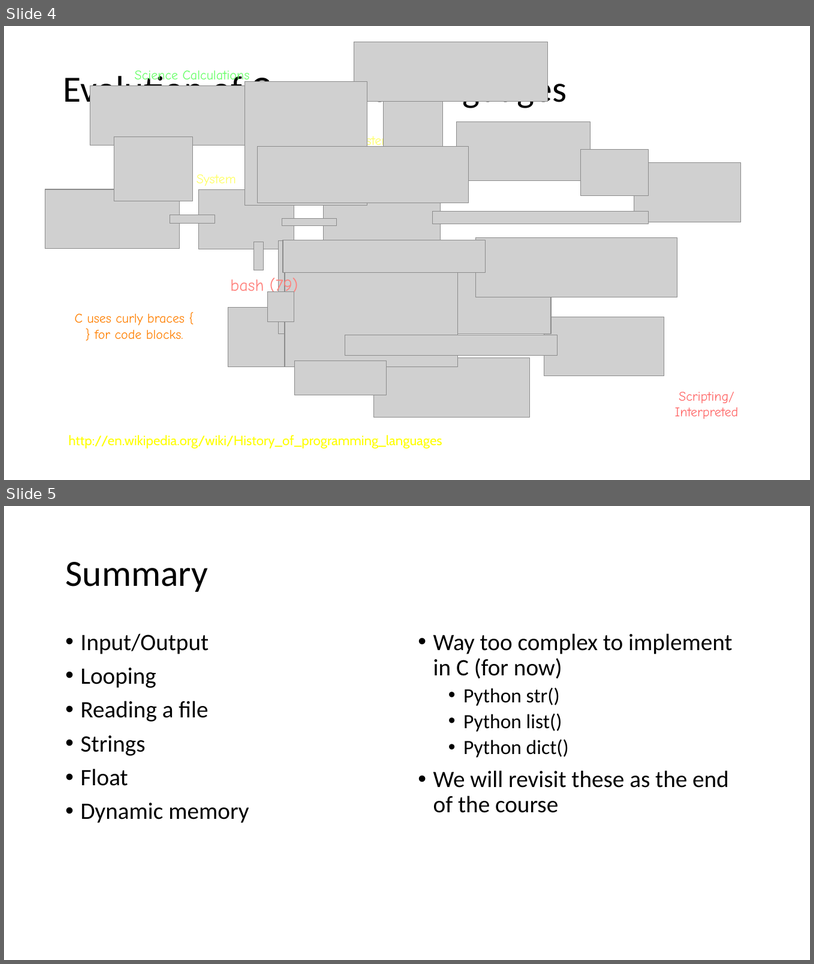
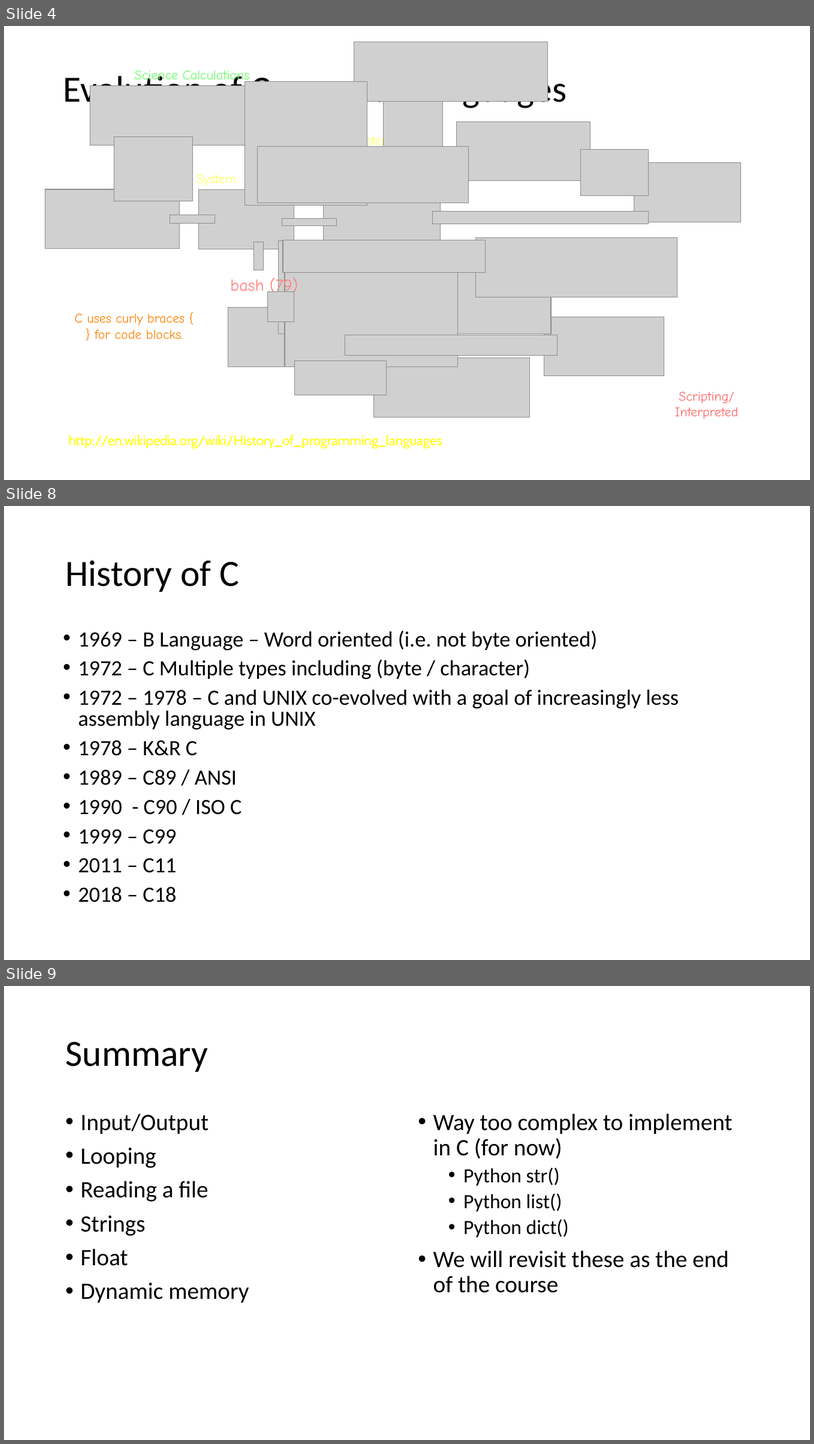
Before and after one commit to csev/cc4e, a slide deck: lectures/CC-01-History.pptx. Shown one above the other, each under a label of ours: slides 4 and 5 before the commit, slides 4, 8 and 9 after it; the slides between them are not shown. The pictures are 814x964 and 814x1444 pixels, drawn with LibreOffice and Linux fonts; fonts in the diff are those of the drawing; grey boxes stand for pictures; background and template pictures are left out. Boxes give left, top, right and bottom in pixels: in the first picture for what was removed or moved away, otherwise in the second. Text is boxed around its words. In the diff, an @@ line names an element or a change of style, - is before the commit and + after.

```diff
--- a/lectures/CC-01-History.pptx
+++ b/lectures/CC-01-History.pptx
@@ slide 8 added at box(4, 506, 810, 960), background #FFFFFF @@
@@ title added at box(65, 560, 239, 592), 44 pt, text #000000 @@
+History of C
@@ text added at box(78, 630, 679, 902), 25.9 pt, text #000000 @@
+• 1969 – B Language – Word oriented (i.e. not byte oriented)
+• 1972 – C Multiple types including (byte / character)
+• 1972 – 1978 – C and UNIX co-evolved with a goal of increasingly less assembly language in UNIX
+• 1978 – K&R C
+• 1989 – C89 / ANSI
+• 1990 - C90 / ISO C
+• 1999 – C99
+• 2011 – C11
+• 2018 – C18
@@ what was slide 5 is now slide 9 @@
```
Also in this commit, not shown: 3 other slides added.
